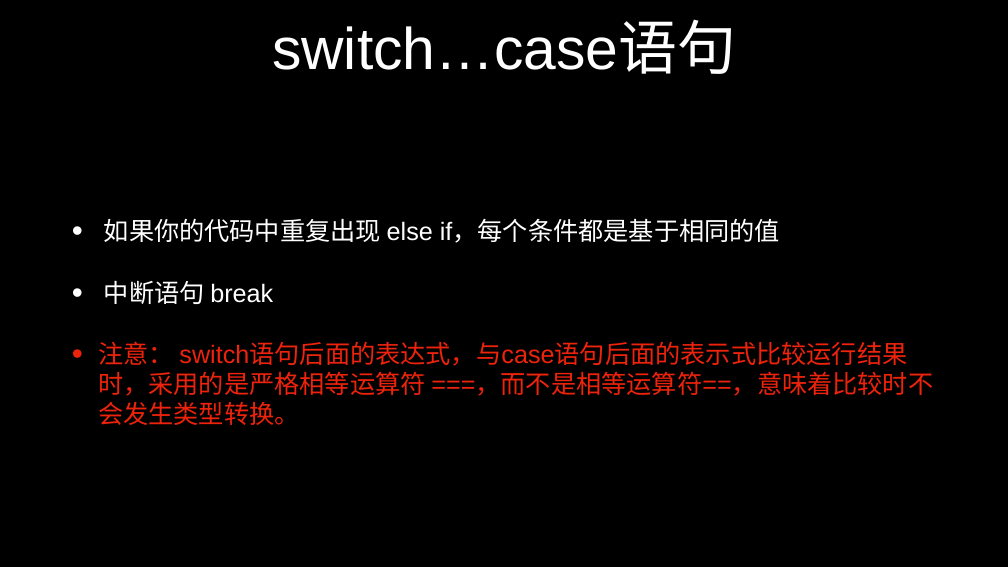
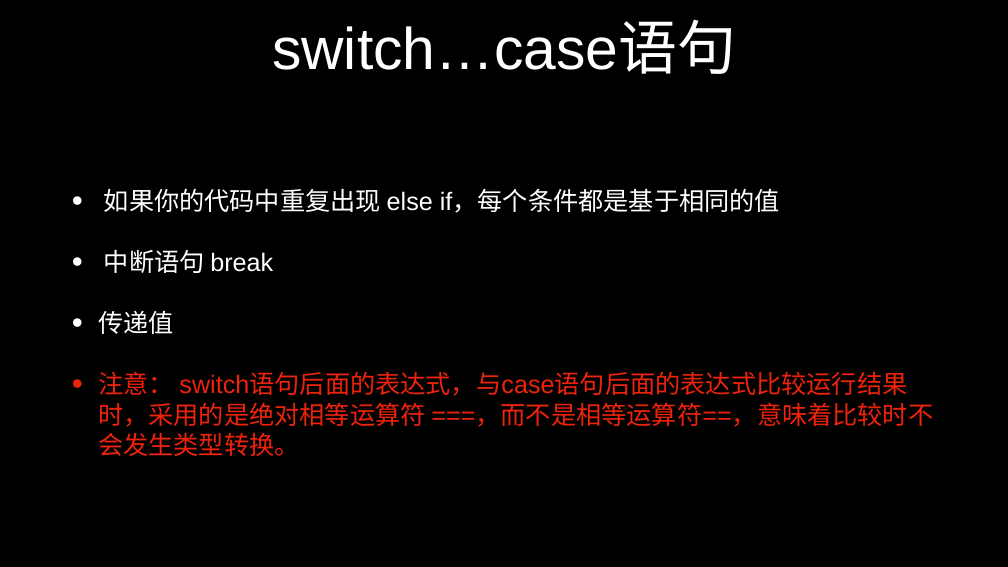
Before and after one commit to zmclass/web-study, a slide deck: slide 41 of 2019-10-28/ppt/javascript.pptx (slide 40 before the commit). Drawn at 1008x567 pixels with LibreOffice and Linux fonts; fonts in the diff are those of the drawing. Boxes give left, top, right and bottom in pixels: in the first picture for what was removed or moved away, otherwise in the second. Text is boxed around its words. In the diff, an @@ line names an element or a change of style, - is before the commit and + after.

Commit message:
条件语句

```diff
--- a/2019-10-28/ppt/javascript.pptx
+++ b/2019-10-28/ppt/javascript.pptx
@@ text at box(98, 311, 933, 456): text changed @@
-• 注意： switch语句后面的表达式，与case语句后面的表示式比较运行结果时，采用的是严格相等运算符 ===，而不是相等运算符==，意味着比较时不会发生类型转换。
+• 传递值
+• 注意： switch语句后面的表达式，与case语句后面的表达式比较运行结果时，采用的是绝对相等运算符 ===，而不是相等运算符==，意味着比较时不会发生类型转换。
```
Also in this commit, not shown: 5 other slides changed, 1 slide added, 10 other files.
